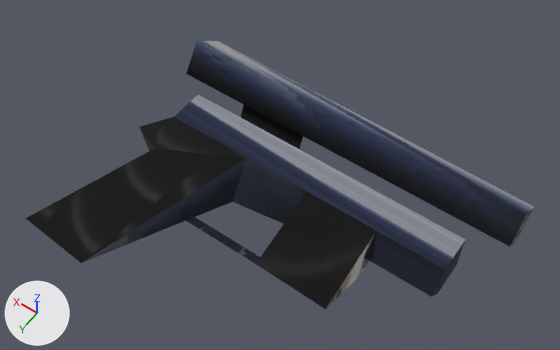
What one commit did to the glTF model native/assets/weapons/pd/03-falcon-2-scope-tp.glb.
Rendered twice from a 50 mm camera at (-348.0, 190.0, 448.0) aimed at (-155.0, -80.0, 24.0). The axes (+X, +Y, +Z) are drawn at lower left. The lights are the same throughout. The first picture is the older version. Vertices at exactly the same position are counted once.

Names of what the first picture shows: 'gun'.
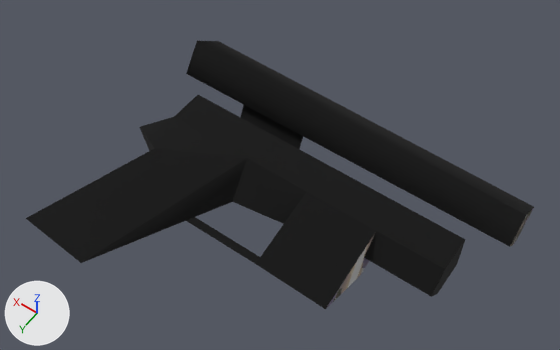
Location of each change, (x1, y1, x2, y2) in pixels of the pictures (560 x 350 px):
```json
{"part": 1, "of": "me_chrfalcon2scope_bin", "change": "recoloured", "before": [85, 41, 534, 297], "after": [85, 41, 534, 297], "on screen": "darker"}
{"part": 2, "of": "me_chrfalcon2scope_bin", "change": "edited", "before": [26, 105, 376, 309], "after": [26, 105, 376, 309], "on screen": "looks the same"}
```

Edits to the scene script, one JSON object a line:
```json
{"op": "add", "block": "mat_tex0324_32x32_cullbothenvmappingtexscales0_031250texscalet0_031250", "code": ["mat_tex0324_32x32_cullbothenvmappingtexscales0_031250texscalet0_031250 = bpy.data.materials.new('tex0324_32x32_CullBothEnvMappingTexScaleS0.031250TexScaleT0.031250')", "# colours: black #000000, mixed with the vertex colours", "# uses the picture img_image_1"]}
{"op": "add", "block": "mat_tex0323_32x32_cullbothenvmappingtexscales0_031250texscalet0_031250", "code": ["mat_tex0323_32x32_cullbothenvmappingtexscales0_031250texscalet0_031250 = bpy.data.materials.new('tex0323_32x32_CullBothEnvMappingTexScaleS0.031250TexScaleT0.031250')", "# colours: black #000000, mixed with the vertex colours", "# uses the picture img_image_0"]}
{"block": "me_chrfalcon2scope_bin", "where": "me_chrfalcon2scope_bin.from_pydata(...)  # 45 vertices, 61 faces; spans x -309.0..-26.0, y -172.0..46.0, z -15.0..31.0"}
{"block": "me_chrfalcon2scope_bin", "where": "# used by ob_gun; location = (0.0, 0.0, 0.0)"}
{"block": "me_chrfalcon2scope_bin", "change": "me_chrfalcon2scope_bin part 1: all 34 faces that had it switch from mat_tex01_32x32 to mat_tex0323_32x32_cullbothenvmappingtexscales0_031250texscalet0_031250"}
{"block": "me_chrfalcon2scope_bin", "change": "me_chrfalcon2scope_bin part 2: all 20 faces that had it switch from mat_tex02_32x32 to mat_tex0324_32x32_cullbothenvmappingtexscales0_031250texscalet0_031250"}
```
